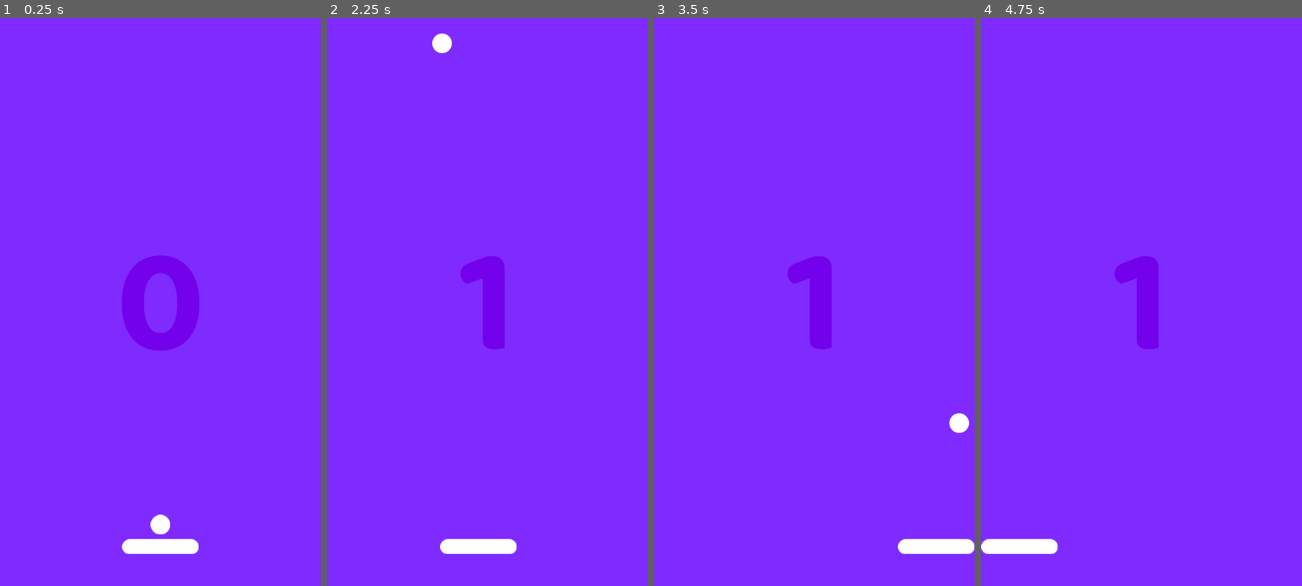
Above: before the commit, frames 1-4 (left to right).
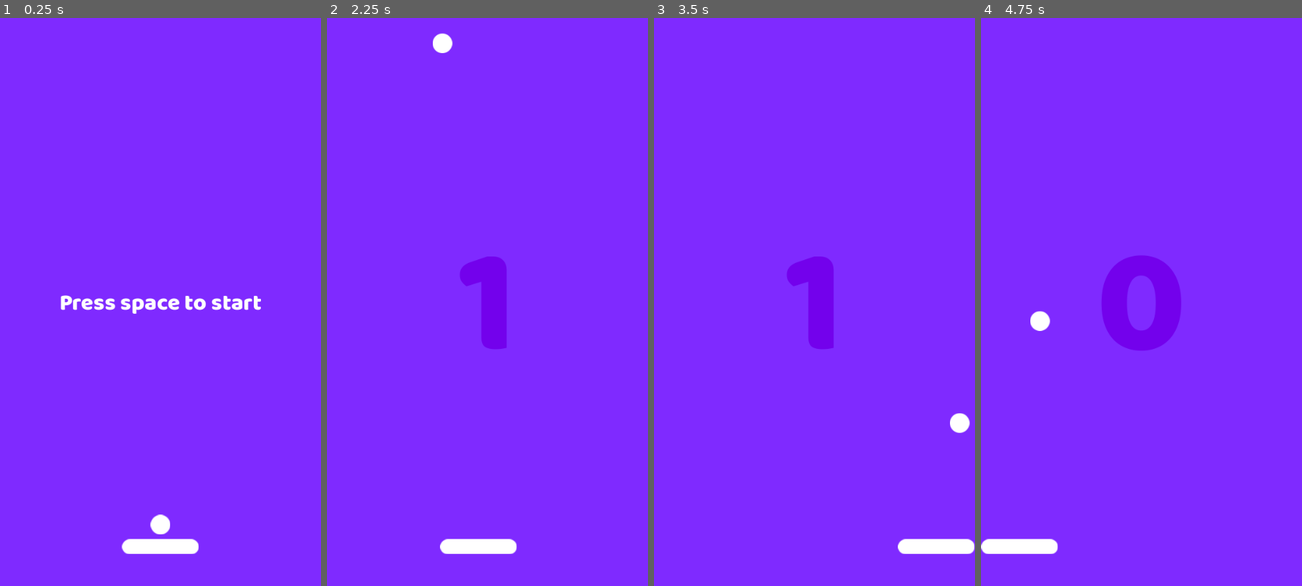
Above: after the commit, the same moments.

Repository: felipemaximo01/SpacePongGame
Game: Godot game, scene res://scenes/game.tscn
The game is run twice, just before and just after one commit, with the same random seed, the same clock (stepped at 60 frames per second) and the same inputs.
Inputs:
- Up to frame 1 (0.25 s): no input
- Up to frame 2 (2.25 s): tap Space (Start) at 0.5, 1.35 s; hold Right (ui_right) 0.53-1.28 s; hold Space (Start) 0.53-1.28 s; hold Left (ui_left) 1.28-2.03 s; hold Right (ui_right) from 2.03 s (still down); hold Space (Start) from 2.03 s (still down)
- Up to frame 3 (3.5 s): keep holding Right (ui_right); release Space (Start) at 2.78 s; tap Space (Start) at 2.85 s
- Up to frame 4 (4.75 s): release Right (ui_right) at 3.53 s; hold Space (Start) 3.53-4.28 s; hold Left (ui_left) from 3.53 s (still down); tap Space (Start) at 4.35 s

The runs differ from the first frame. In frame 1, 3.1% of the frame differs, in the area x 18-82%, y 41-59%; in frame 2, 0.2%; in frame 3, 0.2%; in frame 4, 2.5%.

Commit message:
adicionando fim de game

Diff:
--- a/scenes/game.tscn
+++ b/scenes/game.tscn
@@ -1,13 +1,13 @@
-[gd_scene load_steps=10 format=3 uid="uid://b7njffkec6tw"]
+[gd_scene load_steps=11 format=3 uid="uid://b7njffkec6tw"]
 
 [ext_resource type="Texture2D" uid="uid://vv2ejy3yiofw" path="res://sprites/Fundo1.png" id="1_kuobb"]
 [ext_resource type="Script" path="res://scripts/game.gd" id="1_vtnp1"]
 [ext_resource type="PackedScene" uid="uid://dcdq8v8vn7la8" path="res://scenes/player.tscn" id="2_ng8go"]
 [ext_resource type="PackedScene" uid="uid://0b4i37bgjgwt" path="res://scenes/ball.tscn" id="3_376gp"]
-[ext_resource type="FontFile" uid="uid://jwj73n1lo88f" path="res://fonts/BalooThambi2-Bold.ttf" id="4_kyw54"]
+[ext_resource type="FontFile" uid="uid://c15yfoe2mb8qe" path="res://fonts/BalooThambi2-ExtraBold.ttf" id="3_r2luv"]
 
 [sub_resource type="LabelSettings" id="LabelSettings_sjyqi"]
-font = ExtResource("4_kyw54")
+font = ExtResource("3_r2luv")
 font_size = 250
 font_color = Color(0.45098, 0.00392157, 0.92549, 1)
 
@@ -15,10 +15,14 @@
 size = Vector2(599, 20)
 
 [sub_resource type="RectangleShape2D" id="RectangleShape2D_ryx4r"]
-size = Vector2(20, 1030)
+size = Vector2(20, 978.5)
 
 [sub_resource type="RectangleShape2D" id="RectangleShape2D_ihavo"]
 size = Vector2(704.5, 20)
+
+[sub_resource type="LabelSettings" id="LabelSettings_k54qw"]
+font = ExtResource("3_r2luv")
+font_size = 38
 
 [node name="Game" type="Node2D"]
 script = ExtResource("1_vtnp1")
@@ -28,6 +32,7 @@
 centered = false
 
 [node name="Pongs" type="Label" parent="."]
+visible = false
 offset_right = 540.0
 offset_bottom = 960.0
 text = "0"
@@ -47,21 +52,31 @@
 [node name="LeftWall" type="StaticBody2D" parent="."]
 
 [node name="CollisionShape2D" type="CollisionShape2D" parent="LeftWall"]
-position = Vector2(-10, 483)
+position = Vector2(-10, 470.5)
 shape = SubResource("RectangleShape2D_ryx4r")
 
 [node name="RightWall" type="StaticBody2D" parent="."]
 
 [node name="CollisionShape2D" type="CollisionShape2D" parent="RightWall"]
-position = Vector2(550, 483)
+position = Vector2(550, 469.75)
 shape = SubResource("RectangleShape2D_ryx4r")
 
-[node name="Area2D" type="Area2D" parent="."]
+[node name="Hole" type="Area2D" parent="."]
 
-[node name="CollisionShape2D" type="CollisionShape2D" parent="Area2D"]
+[node name="CollisionShape2D" type="CollisionShape2D" parent="Hole"]
 position = Vector2(266.5, 970)
 shape = SubResource("RectangleShape2D_ihavo")
 debug_color = Color(0.68193, 0, 0.12125, 0.419608)
 
 [node name="Ball" parent="." instance=ExtResource("3_376gp")]
 position = Vector2(270, 850)
+
+[node name="Tutorial" type="Label" parent="."]
+offset_right = 541.0
+offset_bottom = 957.0
+text = "Press space to start"
+label_settings = SubResource("LabelSettings_k54qw")
+horizontal_alignment = 1
+vertical_alignment = 1
+
+[connection signal="body_entered" from="Hole" to="." method="_on_hole_body_entered"]
--- a/scripts/game.gd
+++ b/scripts/game.gd
@@ -2,6 +2,16 @@
 
 @onready var ball = $Ball
 @onready var label_pongs = $Pongs
+@onready var label_tutorial = $Tutorial
 
 func _process(delta):
+
+	if ball.started:
+		label_pongs.visible = true
+		label_tutorial.visible = false
+
 	label_pongs.text = str(ball.pongs)
+
+
+func _on_hole_body_entered(body):
+	get_tree().reload_current_scene()
Binary file added: fonts/BalooThambi2-ExtraBold.ttf
Not shown, added: fonts/BalooThambi2-ExtraBold.ttf.import
